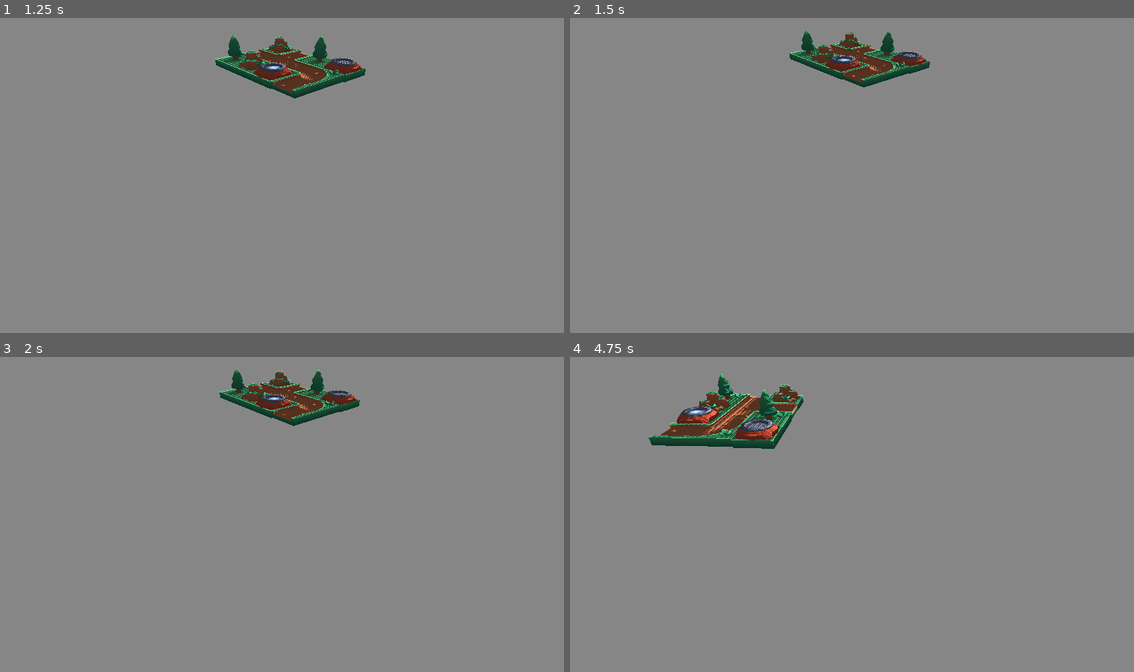
Above: before the commit, frames 1-4 (two rows, left to right).
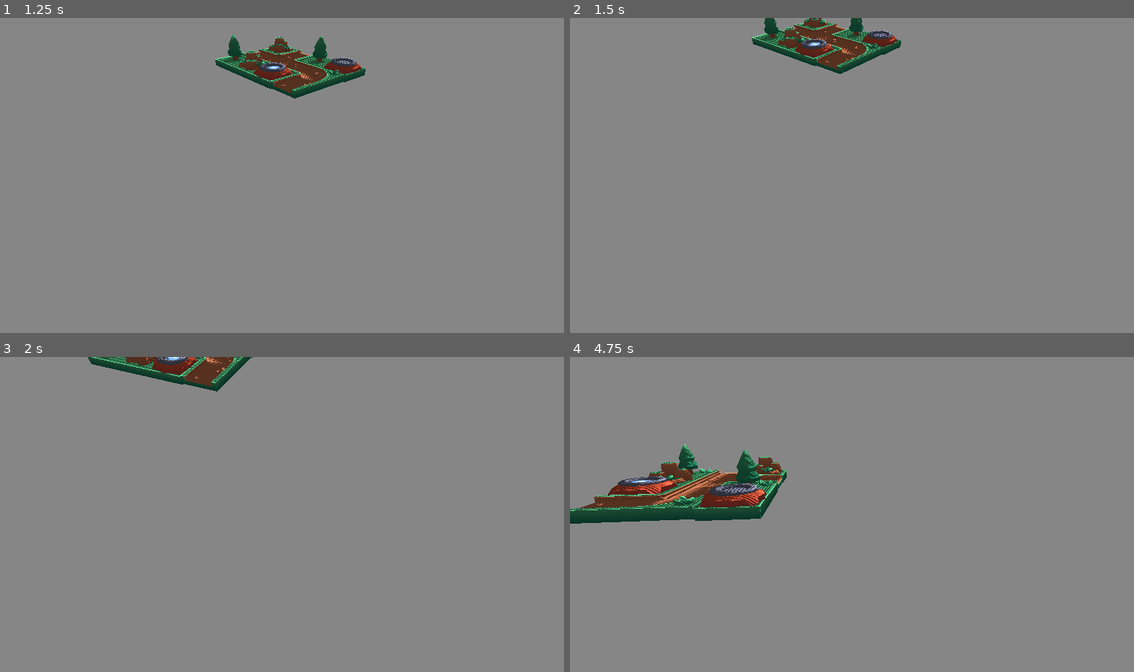
Above: after the commit, the same moments.

Repository: MarkStruik/Tiny-Stronghold
Game: Godot game, scene res://Level/Main.tscn
Two runs of this game, one before a commit and one after it. Both use one fixed random seed, a clock stepped at 60 frames per second and the inputs below.
Inputs (mouse positions are in pixels of both pictures, inside the frame that each line leads up to):
- Up to frame 1 (1.25 s): move the mouse to (406, 159) at 0.52 s; hold S (cam_back) from 0.53 s (still down); click (406, 159) at 0.67 s
- Up to frame 2 (1.5 s): release S (cam_back) at 1.25 s; drag from (739, 191) to (823, 238) at 1.27 s
- Up to frame 3 (2 s): no input
- Up to frame 4 (4.75 s): move the mouse to (908, 445) at 2.02 s; hold E (cam_cw) 2.03-2.75 s; click (908, 445) at 2.17 s; drag from (823, 577) to (682, 467) at 2.77 s; tap Enter at 3.5 s; move the mouse to (1021, 561) at 3.52 s; hold D (cam_left) 3.53-4.25 s; click (1021, 561) at 3.67 s; drag from (682, 467) to (767, 435) at 4.27 s

Frame 1 is identical in both runs. In frame 2, 3.4% of the frame differs, in the area x 32-64%, y 0-22%; in frame 3, 4.1%; in frame 4, 9.0%, in the area x 0-42%, y 5-53%.

Commit message:
fixed export and mouse settings

Diff:
--- a/project.godot
+++ b/project.godot
@@ -68,6 +68,11 @@
 ]
 }
 
+[input_devices]
+
+pointing/emulate_touch_from_mouse=true
+pointing/emulate_mouse_from_touch=false
+
 [rendering]
 
 rendering_device/driver.windows="d3d12"
Not shown, changed: export_presets.cfg
